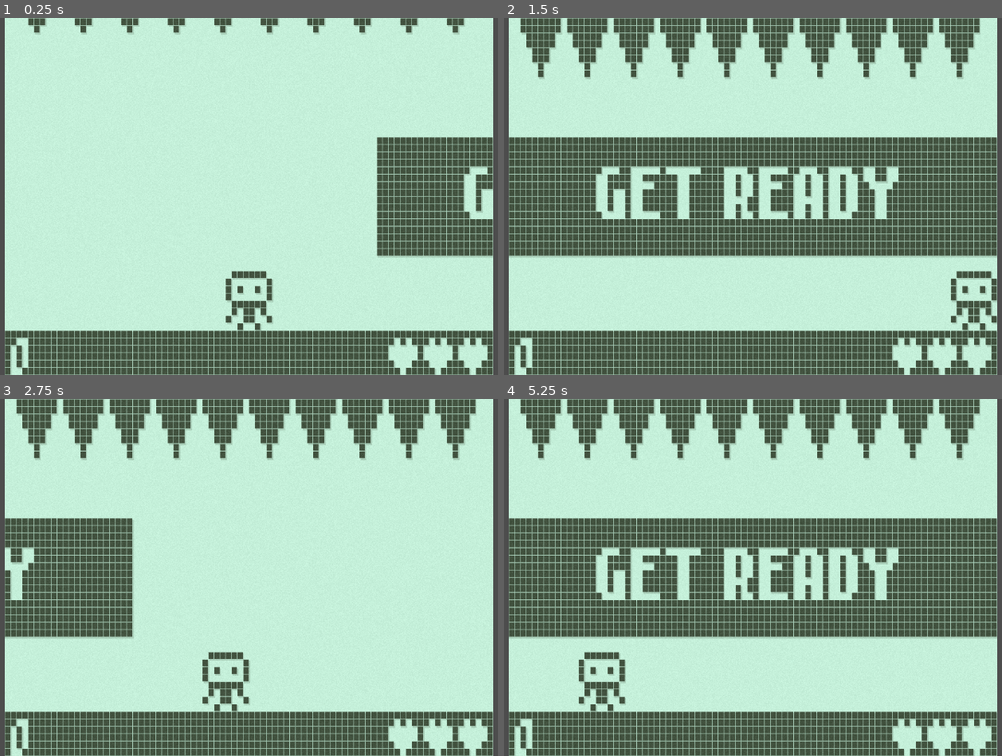
Above: before the commit, frames 1-4 (two rows, left to right).
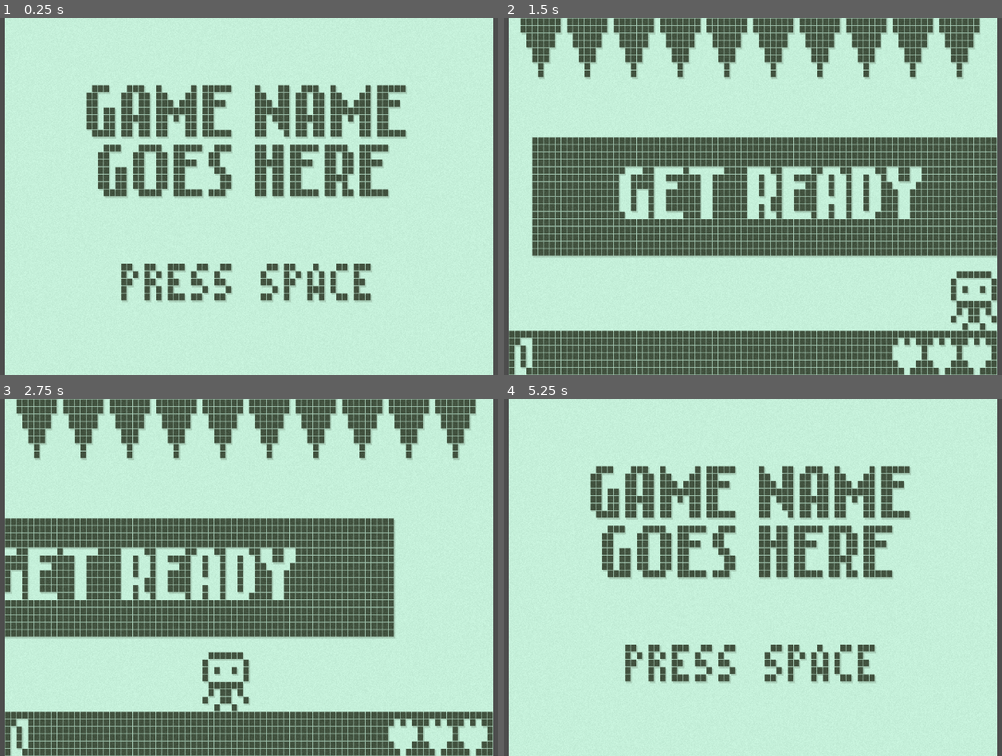
Above: after the commit, the same moments.

Repository: Qowface/nokiajam-6
Game: Godot game, scene res://main.tscn
Two runs of this game, one before a commit and one after it. Both use one fixed random seed, a clock stepped at 60 frames per second and the inputs below.
Inputs:
- Up to frame 1 (0.25 s): no input
- Up to frame 2 (1.5 s): tap Space (jump) at 0.5, 0.6, 0.77, 1.07, 1.35 s; hold Right (move_right) from 0.53 s (still down)
- Up to frame 3 (2.75 s): tap Space (jump) at 1.52, 1.82, 2.1 s; release Right (move_right) at 2.03 s; hold Left (move_left) from 2.03 s (still down)
- Up to frame 4 (5.25 s): release Left (move_left) at 2.78 s; hold Right (move_right) 2.78-4.28 s; tap Space (jump) at 2.85, 3.02, 3.32, 3.6, 3.77, 4.07, 4.25, 4.35, 4.52, 4.82, 5, 5.1 s; tap R (reset) at 4.15 s; hold Left (move_left) 4.28-5.03 s; hold Right (move_right) from 5.03 s (still down)

The runs differ from the first frame. In frame 1, 33% of the frame differs, in the area x 0-100%, y 0-100%; in frame 2, 7.4%; in frame 3, 17%; in frame 4, 56%.

Commit message:
Add scene manager, and start/end scenes.

Diff:
--- a/main.tscn
+++ b/main.tscn
@@ -1,7 +1,7 @@
 [gd_scene load_steps=6 format=3 uid="uid://pstqes7jcym2"]
 
 [ext_resource type="Script" path="res://main.gd" id="1_nrtmp"]
-[ext_resource type="PackedScene" uid="uid://b0lirltu4mflp" path="res://scenes/icicle_game.tscn" id="2_kmup0"]
+[ext_resource type="PackedScene" uid="uid://bhbhbpc7a5qof" path="res://scenes/start_menu.tscn" id="2_pdksm"]
 [ext_resource type="Shader" path="res://assets/shaders/nokia-3310.gdshader" id="3_dhqyx"]
 
 [sub_resource type="ViewportTexture" id="ViewportTexture_l502v"]
@@ -27,7 +27,7 @@
 snap_2d_vertices_to_pixel = true
 size = Vector2i(84, 48)
 
-[node name="IcicleGame" parent="Screen" instance=ExtResource("2_kmup0")]
+[node name="StartMenu" parent="Screen" instance=ExtResource("2_pdksm")]
 
 [node name="AspectRatioContainer" type="AspectRatioContainer" parent="."]
 unique_name_in_owner = true
--- a/project.godot
+++ b/project.godot
@@ -19,6 +19,7 @@
 [autoload]
 
 AudioPlayer="*res://scenes/audio_player.tscn"
+SceneManager="*res://scenes/scene_manager.tscn"
 
 [gui]
 
--- /dev/null
+++ b/scenes/end_screen.tscn
@@ -0,0 +1,32 @@
+[gd_scene load_steps=3 format=3 uid="uid://qyx5bqfrcv0s"]
+
+[ext_resource type="Script" path="res://scripts/end_screen.gd" id="1_dyotp"]
+[ext_resource type="FontFile" uid="uid://cxeg4c7rwp2y3" path="res://assets/fonts/lowrez/lowrez.png" id="2_atoei"]
+
+[node name="EndScreen" type="Control"]
+layout_mode = 3
+anchors_preset = 15
+anchor_right = 1.0
+anchor_bottom = 1.0
+grow_horizontal = 2
+grow_vertical = 2
+script = ExtResource("1_dyotp")
+
+[node name="ColorRect" type="ColorRect" parent="."]
+layout_mode = 0
+offset_right = 84.0
+offset_bottom = 48.0
+color = Color(0, 0, 0, 1)
+
+[node name="Label" type="Label" parent="."]
+layout_mode = 0
+offset_top = 36.0
+offset_right = 84.0
+offset_bottom = 48.0
+theme_override_colors/font_color = Color(1, 1, 1, 1)
+theme_override_constants/line_spacing = 0
+theme_override_fonts/font = ExtResource("2_atoei")
+text = "PRESS SPACE
+TO RESTART"
+horizontal_alignment = 1
+vertical_alignment = 1
--- /dev/null
+++ b/scenes/scene_manager.tscn
@@ -0,0 +1,13 @@
+[gd_scene load_steps=5 format=3 uid="uid://csls432vi7pkm"]
+
+[ext_resource type="Script" path="res://scripts/scene_manager.gd" id="1_14mi1"]
+[ext_resource type="PackedScene" uid="uid://bhbhbpc7a5qof" path="res://scenes/start_menu.tscn" id="2_iyhvh"]
+[ext_resource type="PackedScene" uid="uid://b0lirltu4mflp" path="res://scenes/icicle_game.tscn" id="3_mfcdc"]
+[ext_resource type="PackedScene" uid="uid://qyx5bqfrcv0s" path="res://scenes/end_screen.tscn" id="4_tms47"]
+
+[node name="SceneManager" type="Node"]
+process_mode = 3
+script = ExtResource("1_14mi1")
+start_scene = ExtResource("2_iyhvh")
+game_scene = ExtResource("3_mfcdc")
+end_scene = ExtResource("4_tms47")
--- /dev/null
+++ b/scenes/start_menu.tscn
@@ -0,0 +1,35 @@
+[gd_scene load_steps=3 format=3 uid="uid://bhbhbpc7a5qof"]
+
+[ext_resource type="FontFile" uid="uid://cxeg4c7rwp2y3" path="res://assets/fonts/lowrez/lowrez.png" id="1_1fh0e"]
+[ext_resource type="Script" path="res://scripts/start_menu.gd" id="1_h3alx"]
+
+[node name="StartMenu" type="Control"]
+layout_mode = 3
+anchors_preset = 15
+anchor_right = 1.0
+anchor_bottom = 1.0
+grow_horizontal = 2
+grow_vertical = 2
+script = ExtResource("1_h3alx")
+
+[node name="TitleLabel" type="Label" parent="."]
+layout_mode = 0
+offset_left = 2.0
+offset_top = 8.0
+offset_right = 82.0
+offset_bottom = 26.0
+text = "GAME NAME
+GOES HERE"
+horizontal_alignment = 1
+vertical_alignment = 1
+
+[node name="StartLabel" type="Label" parent="."]
+layout_mode = 0
+offset_left = 2.0
+offset_top = 32.0
+offset_right = 82.0
+offset_bottom = 40.0
+theme_override_fonts/font = ExtResource("1_1fh0e")
+text = "PRESS SPACE"
+horizontal_alignment = 1
+vertical_alignment = 1
--- /dev/null
+++ b/scripts/end_screen.gd
@@ -0,0 +1,6 @@
+extends Control
+
+
+func _process(delta):
+	if Input.is_action_just_pressed("jump"):
+		SceneManager.change_scene("start")
--- a/scripts/icicle_game.gd
+++ b/scripts/icicle_game.gd
@@ -67,7 +67,7 @@
 	get_tree().paused = true
 	await get_tree().create_timer(4.0).timeout
 	get_tree().paused = false
-	get_tree().reload_current_scene()
+	SceneManager.change_scene("end")
 
 
 func speed_up_icicles():
--- /dev/null
+++ b/scripts/scene_manager.gd
@@ -0,0 +1,26 @@
+extends Node
+
+
+@export var start_scene: PackedScene
+@export var game_scene: PackedScene
+@export var end_scene: PackedScene
+
+var scene_list = null
+
+@onready var root_node = get_node("/root/Main/Screen")
+
+
+func _ready():
+	scene_list = {
+		"start": start_scene,
+		"game": game_scene,
+		"end": end_scene
+	}
+
+
+func change_scene(scene_id: String):
+	var new_scene = scene_list[scene_id]
+	var scene_instance = new_scene.instantiate()
+	for node in root_node.get_children():
+		node.queue_free()
+	root_node.add_child(scene_instance)
--- /dev/null
+++ b/scripts/start_menu.gd
@@ -0,0 +1,6 @@
+extends Control
+
+
+func _process(delta):
+	if Input.is_action_just_pressed("jump"):
+		SceneManager.change_scene("game")
